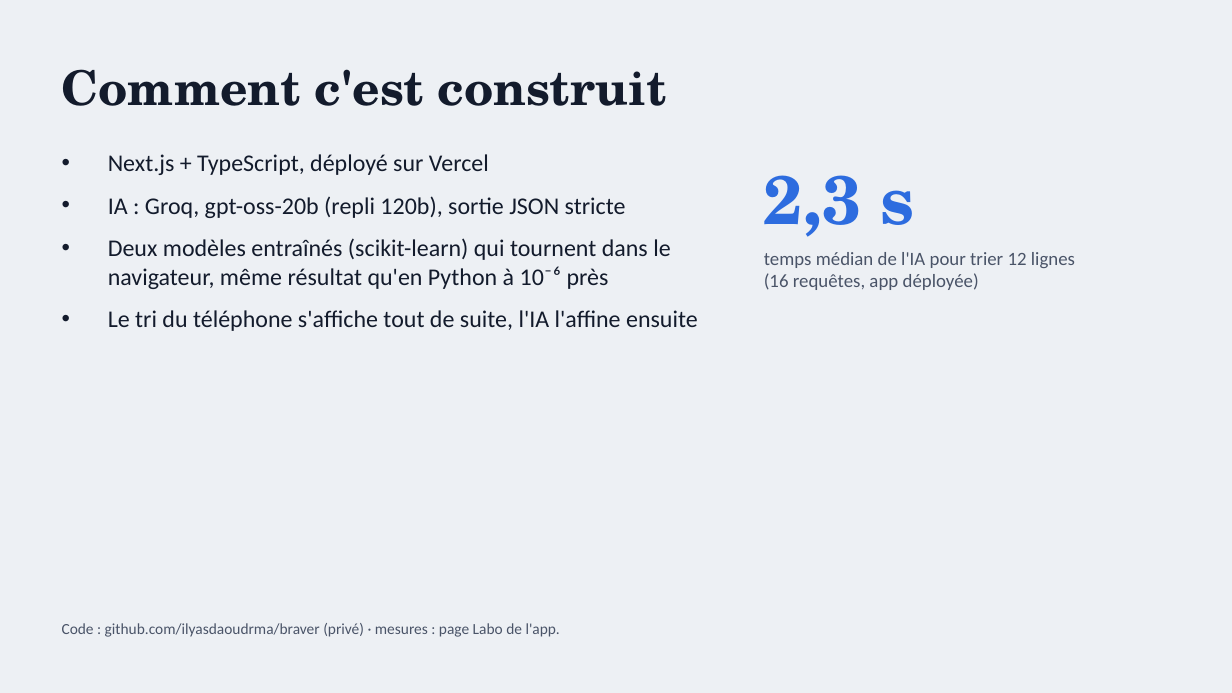
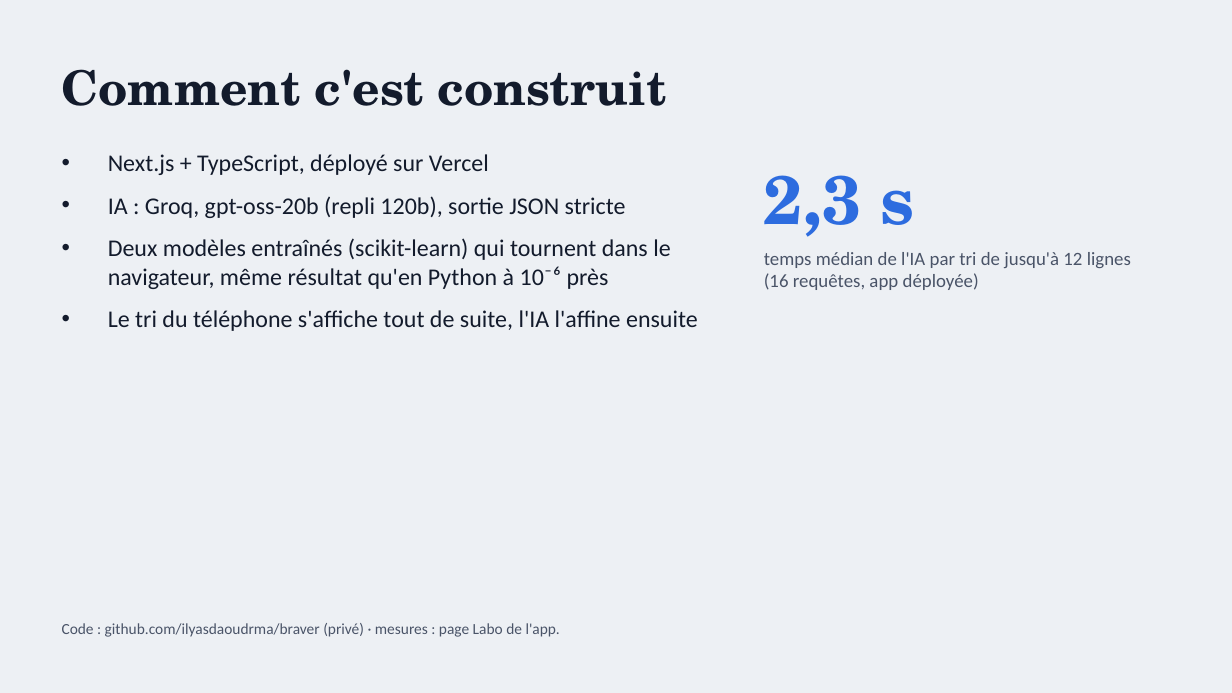
Before and after one commit to ilyasdaoudrma/braver, a slide deck: slide 9 of docs/pitch/BRAVER-Pitch-2026-11-21.pptx. Drawn at 1232x693 pixels with LibreOffice and Linux fonts; fonts in the diff are those of the drawing. Boxes give left, top, right and bottom in pixels: in the first picture for what was removed or moved away, otherwise in the second. Text is boxed around its words. In the diff, an @@ line names an element or a change of style, - is before the commit and + after.

```diff
--- a/docs/pitch/BRAVER-Pitch-2026-11-21.pptx
+++ b/docs/pitch/BRAVER-Pitch-2026-11-21.pptx
@@ text at bbox=[764, 252, 1131, 268]: text changed @@
-temps médian de l'IA pour trier 12 lignes
+temps médian de l'IA par tri de jusqu'à 12 lignes
```
Also in this commit, not shown: 4 other slides changed, 1 other file.
